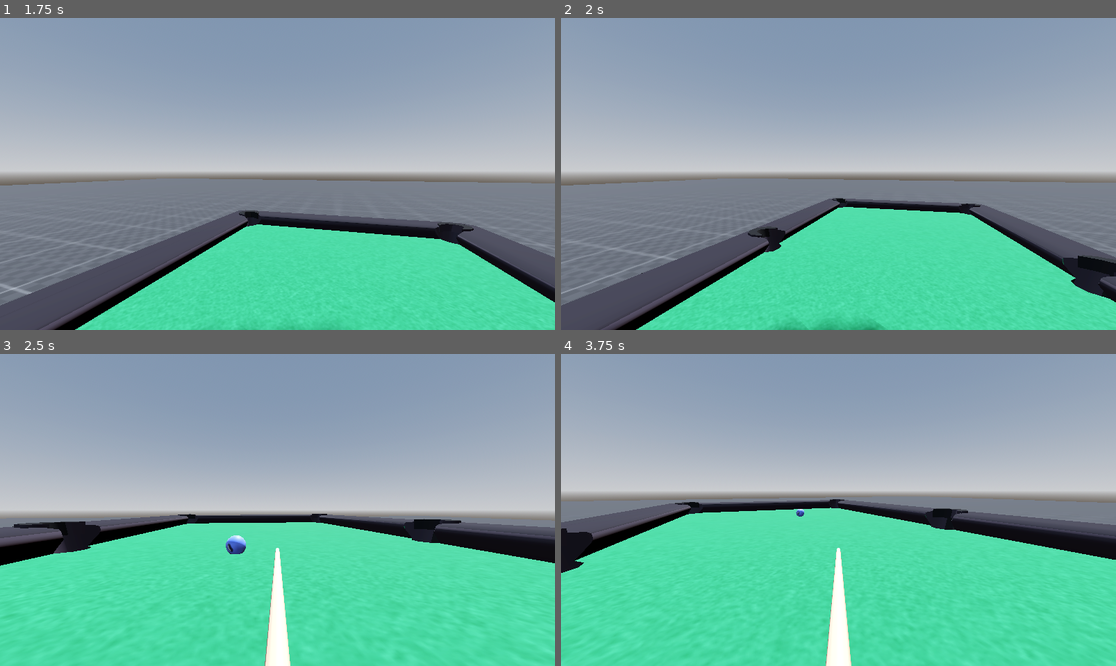
Above: before the commit, frames 1-4 (two rows, left to right).
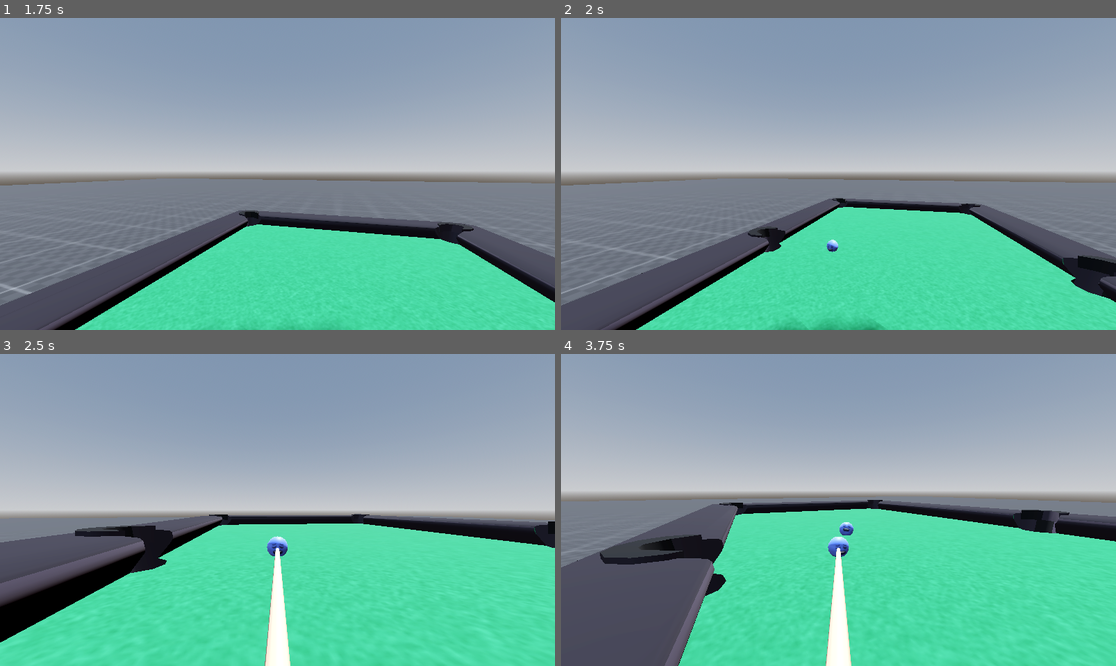
Above: after the commit, the same moments.

Repository: maximosdrr/9-die
Game: Godot game, scene res://Main.tscn
The game is run twice, just before and just after one commit, with the same random seed, the same clock (stepped at 60 frames per second) and the same inputs.
Inputs (mouse positions are in pixels of both pictures, inside the frame that each line leads up to):
- Up to frame 1 (1.75 s): tap Enter at 0.5 s; move the mouse to (305, 174) at 0.52 s; hold Space (spin_modifier) 0.53-1.28 s; hold W (move_forward) from 0.53 s (still down); move the mouse to (249, 174) at 1.27 s; tap Shift (stroke_mode) at 1.35 s
- Up to frame 2 (2 s): keep holding W (move_forward)
- Up to frame 3 (2.5 s): keep holding W (move_forward); move the mouse to (288, 503) at 2.02 s; tap E (switch_control) at 2.1 s
- Up to frame 4 (3.75 s): keep holding W (move_forward); move the mouse to (832, 516) at 2.77 s; tap Space (spin_modifier) at 2.85 s; move the mouse to (877, 513) at 3.52 s; hold Shift (stroke_mode) from 3.53 s (still down)

Frame 1 is identical in both runs. In frame 2, less than 0.1% of the frame differs, in the area x 47-50%, y 71-76%; in frame 3, 11%; in frame 4, 18%, in the area x 0-100%, y 45-100%.

Commit message:
fix: game physics

Diff:
--- a/Features/Games/Pool/Components/Balls/Scripts/Ball.gd
+++ b/Features/Games/Pool/Components/Balls/Scripts/Ball.gd
@@ -5,7 +5,7 @@
 @export var is_cue_ball: bool = false
 
 @export_range(0.0, 45.0) var max_squirt_angle_deg: float = 15.0
-@export_range(0.0, 1.0) var spin_power_factor: float = 0.3
+@export_range(0.0, 1.0) var spin_power_factor: float = 0.15
 
 @onready var label_3d: Label3D = $Label3D
 @onready var collision_shape: CollisionShape3D = $CollisionShape3D
--- a/Features/Games/Pool/Components/Cue/Cue.tscn
+++ b/Features/Games/Pool/Components/Cue/Cue.tscn
@@ -45,6 +45,9 @@
 
 [node name="Cue" type="Node3D"]
 script = ExtResource("1_fst4q")
+max_speed_reference = 10.0
+max_spin_percentage = 0.5
+metadata/_custom_type_script = "uid://dyye3x8q5giqw"
 
 [node name="PoolstickBody" type="Node3D" parent="."]
 transform = Transform3D(1, 0, 0, 0, 1, 0, 0, 0, 1, 0, 0, 1.468)
--- a/Features/Games/Pool/Components/Cue/Scripts/Cue.gd
+++ b/Features/Games/Pool/Components/Cue/Scripts/Cue.gd
@@ -11,7 +11,7 @@
 @export_group("Stroke Settings")
 @export var stroke_sensitivity: float = 0.005
 @export var max_draw_distance: float = 0.8
-@export var max_speed_reference: float = 13
+@export var max_speed_reference: float = 10
 @export var force_multiplier: float = 1.2
 @export var visual_gap: float = 0.01 #Visual distance to the ball
 
--- a/Features/Games/Pool/Pool.tscn
+++ b/Features/Games/Pool/Pool.tscn
@@ -1,11 +1,10 @@
-[gd_scene load_steps=14 format=4 uid="uid://du67ww01g04ae"]
+[gd_scene load_steps=12 format=4 uid="uid://du67ww01g04ae"]
 
 [ext_resource type="Script" uid="uid://c2r67kx8wl0t0" path="res://Features/Games/Pool/Scripts/PoolGame.gd" id="1_jypsj"]
 [ext_resource type="Texture2D" uid="uid://dmsym4plkr834" path="res://Assets/PoolTable/PoolTable_table_base_color.png" id="2_uvr2m"]
 [ext_resource type="PackedScene" uid="uid://cqwu27wd0ddmr" path="res://Features/Games/Pool/Components/Balls/Ball.tscn" id="3_74vu0"]
 [ext_resource type="Resource" uid="uid://umg6l17oxgvf" path="res://Features/Games/Pool/Components/Balls/Resources/PrototypeBall.tres" id="4_7rd23"]
 [ext_resource type="PackedScene" uid="uid://0un8ur15vq15" path="res://Features/Games/Pool/Components/Balls/CueBall.tscn" id="5_43tya"]
-[ext_resource type="Script" uid="uid://bfp5bw4ecmj6t" path="res://Features/Games/Pool/Scripts/TableBallsMonitor.gd" id="6_il2s7"]
 
 [sub_resource type="PhysicsMaterial" id="PhysicsMaterial_hqklk"]
 friction = 0.4
@@ -50,13 +49,10 @@
 shadow_mesh = SubResource("ArrayMesh_7rd23")
 
 [sub_resource type="BoxShape3D" id="BoxShape3D_nqm52"]
-size = Vector3(1.269, 2.448, 0)
+size = Vector3(1.1682367, 2.4296172, 0)
 
-[sub_resource type="BoxShape3D" id="BoxShape3D_smn86"]
-size = Vector3(0.1, 1.611, 2.657)
-
-[sub_resource type="BoxShape3D" id="BoxShape3D_dt73b"]
-size = Vector3(1.526, 0.941, 0.1)
+[sub_resource type="BoxShape3D" id="BoxShape3D_5ugkb"]
+size = Vector3(1.0333252, 0.046020508, 0.057617188)
 
 [node name="PoolGame" type="Node3D"]
 script = ExtResource("1_jypsj")
@@ -72,48 +68,51 @@
 mesh = SubResource("ArrayMesh_qqr7a")
 skeleton = NodePath("")
 
-[node name="TableSurfaceCollission" type="CollisionShape3D" parent="PoolTable"]
-transform = Transform3D(1, 0, 0, 0, 0, -1, 0, 1, 0, 0, 0.75, 0)
-shape = SubResource("BoxShape3D_nqm52")
-
-[node name="BallsHolder" type="Node3D" parent="PoolTable/TableSurfaceCollission"]
-transform = Transform3D(1, 0, 0, 0, 0, 1, 0, -1, 0, 0, 0, -0.01)
-
-[node name="Ball" parent="PoolTable/TableSurfaceCollission/BallsHolder" instance=ExtResource("3_74vu0")]
-transform = Transform3D(1, 0, 0, 0, 1, 0, 0, 0, 1, 0, 0, 0.19927055)
-data = ExtResource("4_7rd23")
-
-[node name="CueBall" parent="PoolTable/TableSurfaceCollission/BallsHolder" instance=ExtResource("5_43tya")]
-collision_layer = 4
-collision_mask = 5
-data = ExtResource("4_7rd23")
-is_cue_ball = true
-
-[node name="RailLeft" type="CollisionShape3D" parent="PoolTable"]
-transform = Transform3D(1, 0, 0, 0, 1, 0, 0, 0, 1, 0.59094924, 0.64340174, -0.016422808)
-shape = SubResource("BoxShape3D_smn86")
-
-[node name="RailRight" type="CollisionShape3D" parent="PoolTable"]
-transform = Transform3D(1, 0, 0, 0, 1, 0, 0, 0, 1, -0.6216703, 0.42495692, -0.016358733)
-shape = SubResource("BoxShape3D_smn86")
-
-[node name="RailTop" type="CollisionShape3D" parent="PoolTable"]
-transform = Transform3D(1, 0, 0, 0, 1, 0, 0, 0, 1, -0.0033105612, 0.9040043, 1.2365282)
-shape = SubResource("BoxShape3D_dt73b")
-
-[node name="RailBottom" type="CollisionShape3D" parent="PoolTable"]
-transform = Transform3D(1, 0, 0, 0, 1, 0, 0, 0, 1, -0.019591033, 0.73793375, -1.2714323)
-shape = SubResource("BoxShape3D_dt73b")
-
 [node name="Pivot" type="Node3D" parent="PoolTable"]
 transform = Transform3D(1, 0, 0, 0, 1, 0, 0, 0, 1, 0, 1.6868314, 0)
 
 [node name="RemoteTop" type="RemoteTransform3D" parent="PoolTable/Pivot"]
 remote_path = NodePath("../..")
 
-[node name="Components" type="Node" parent="PoolTable"]
+[node name="BallsHolder" type="Node3D" parent="PoolTable"]
+transform = Transform3D(1, 0, 0, 0, 1, 0, 0, 0, 1, -0.002, 0.76, -0.005)
 
-[node name="TableBallsMonitor" type="Node" parent="PoolTable/Components" node_paths=PackedStringArray("balls_holder")]
-script = ExtResource("6_il2s7")
-balls_holder = NodePath("../../TableSurfaceCollission/BallsHolder")
-metadata/_custom_type_script = "uid://bfp5bw4ecmj6t"
+[node name="Ball" parent="PoolTable/BallsHolder" instance=ExtResource("3_74vu0")]
+transform = Transform3D(1, 0, 0, 0, 1, 0, 0, 0, 1, 0.09665847, 0, -0.0007437421)
+data = ExtResource("4_7rd23")
+max_squirt_angle_deg = 30.0
+
+[node name="CueBall" parent="PoolTable/BallsHolder" instance=ExtResource("5_43tya")]
+transform = Transform3D(1, 0, 0, 0, 1, 0, 0, 0, 1, -0.30942792, 0, -0.050543725)
+collision_layer = 4
+collision_mask = 5
+data = ExtResource("4_7rd23")
+is_cue_ball = true
+
+[node name="Floor" type="CollisionShape3D" parent="PoolTable"]
+transform = Transform3D(1, 0, 0, 0, 0, -1, 0, 1, 0, -0.0041469596, 0.75, -0.0037255334)
+shape = SubResource("BoxShape3D_nqm52")
+
+[node name="RailBottom" type="CollisionShape3D" parent="PoolTable"]
+transform = Transform3D(1, 0, 0, 0, 0.93969256, -0.3420201, 0, 0.3420201, 0.93969256, 0, 0.798, -1.2374502)
+shape = SubResource("BoxShape3D_5ugkb")
+
+[node name="RailTop" type="CollisionShape3D" parent="PoolTable"]
+transform = Transform3D(1, 0, 0, 0, 0.9396926, 0.34202012, 0, -0.34202012, 0.9396926, 0, 0.79769397, 1.2290576)
+shape = SubResource("BoxShape3D_5ugkb")
+
+[node name="RailLeft1" type="CollisionShape3D" parent="PoolTable"]
+transform = Transform3D(-4.3711392e-08, -0.34202015, 0.9396926, 0, 0.93969274, 0.34202012, -1.0000001, 1.4950176e-08, -4.1075268e-08, 0.615, 0.798, 0.602)
+shape = SubResource("BoxShape3D_5ugkb")
+
+[node name="RailLeft2" type="CollisionShape3D" parent="PoolTable"]
+transform = Transform3D(-4.3711392e-08, -0.34202015, 0.9396926, 0, 0.93969274, 0.34202012, -1.0000001, 1.4950176e-08, -4.1075268e-08, 0.615, 0.798, -0.602)
+shape = SubResource("BoxShape3D_5ugkb")
+
+[node name="RailRight1" type="CollisionShape3D" parent="PoolTable"]
+transform = Transform3D(-4.3711392e-08, 0.34202015, -0.93969256, 0, 0.93969274, 0.3420201, 1.0000001, 1.4950176e-08, -4.1075264e-08, -0.615, 0.798, -0.602)
+shape = SubResource("BoxShape3D_5ugkb")
+
+[node name="RailRight2" type="CollisionShape3D" parent="PoolTable"]
+transform = Transform3D(-4.3711392e-08, 0.34202015, -0.93969256, 0, 0.93969274, 0.3420201, 1.0000001, 1.4950176e-08, -4.1075264e-08, -0.615, 0.798, 0.602)
+shape = SubResource("BoxShape3D_5ugkb")
--- a/Features/Games/Pool/Scripts/PoolGame.gd
+++ b/Features/Games/Pool/Scripts/PoolGame.gd
@@ -1,3 +1,3 @@
 class_name PoolGame extends TableGame
 
-@onready var cue_ball: Ball = $PoolTable/TableSurfaceCollission/BallsHolder/CueBall
+@onready var cue_ball: Ball = $PoolTable/BallsHolder/CueBall
--- a/Features/Games/Pool/Scripts/TableBallsMonitor.gd
+++ /dev/null
@@ -1,41 +0,0 @@
-#TODO remove this script
-class_name BallSleepMonitor extends Node
-
-@export var balls_holder: Node3D
-
-signal on_balls_stop
-signal on_balls_move
-
-var balls: Array[Ball] = []
-
-var _previous_moving_count: int = 0
-
-func _ready() -> void:
-	_collect_balls()
-	_previous_moving_count = _get_moving_balls_count()
-
-func _physics_process(_delta: float) -> void:
-	var current_moving_count := _get_moving_balls_count()
-
-	if _previous_moving_count == 0 and current_moving_count > 0:
-		on_balls_move.emit()
-
-	elif _previous_moving_count > 0 and current_moving_count == 0:
-		on_balls_stop.emit()
-
-	_previous_moving_count = current_moving_count
-
-func _collect_balls() -> void:
-	balls.clear()
-	for node in balls_holder.get_children():
-		if node is Ball:
-			balls.append(node)
-
-func _get_moving_balls_count() -> int:
-	return balls.filter(func(ball): return ball.state_machine.current.type == State.Type.MOVING).size()
-
-func get_moving_balls_count() -> int:
-	return _get_moving_balls_count()
-
-func balls_are_stopped():
-	return _previous_moving_count == 0
Not shown, removed: Features/Games/Pool/Scripts/TableBallsMonitor.gd.uid
